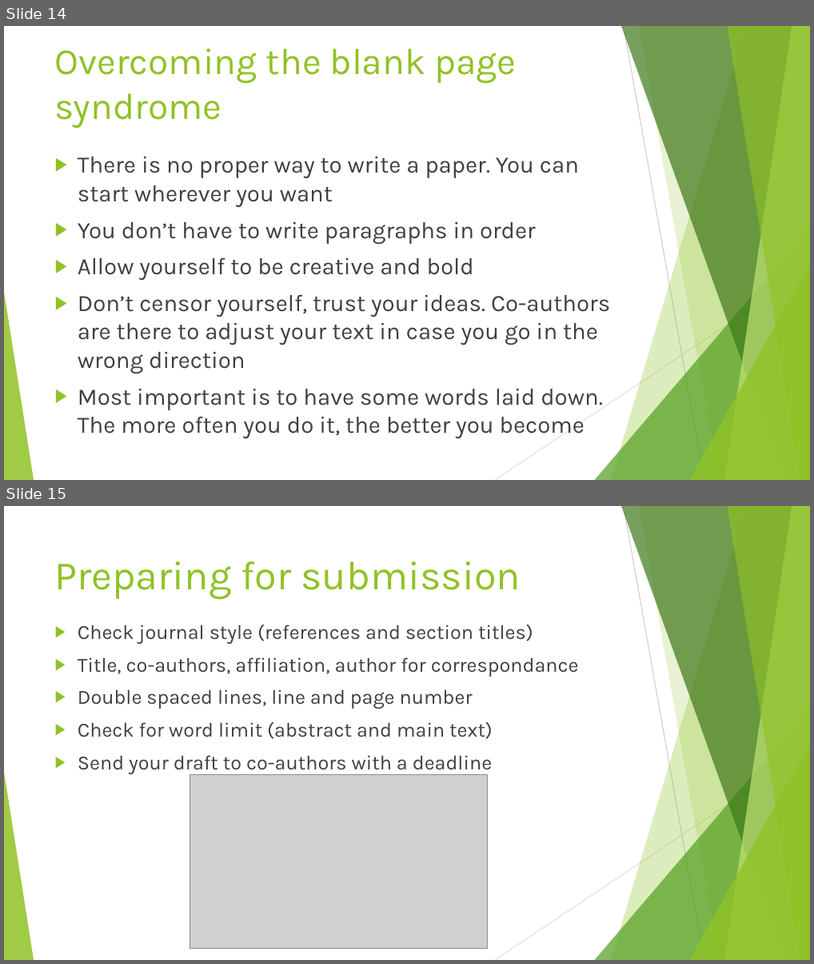
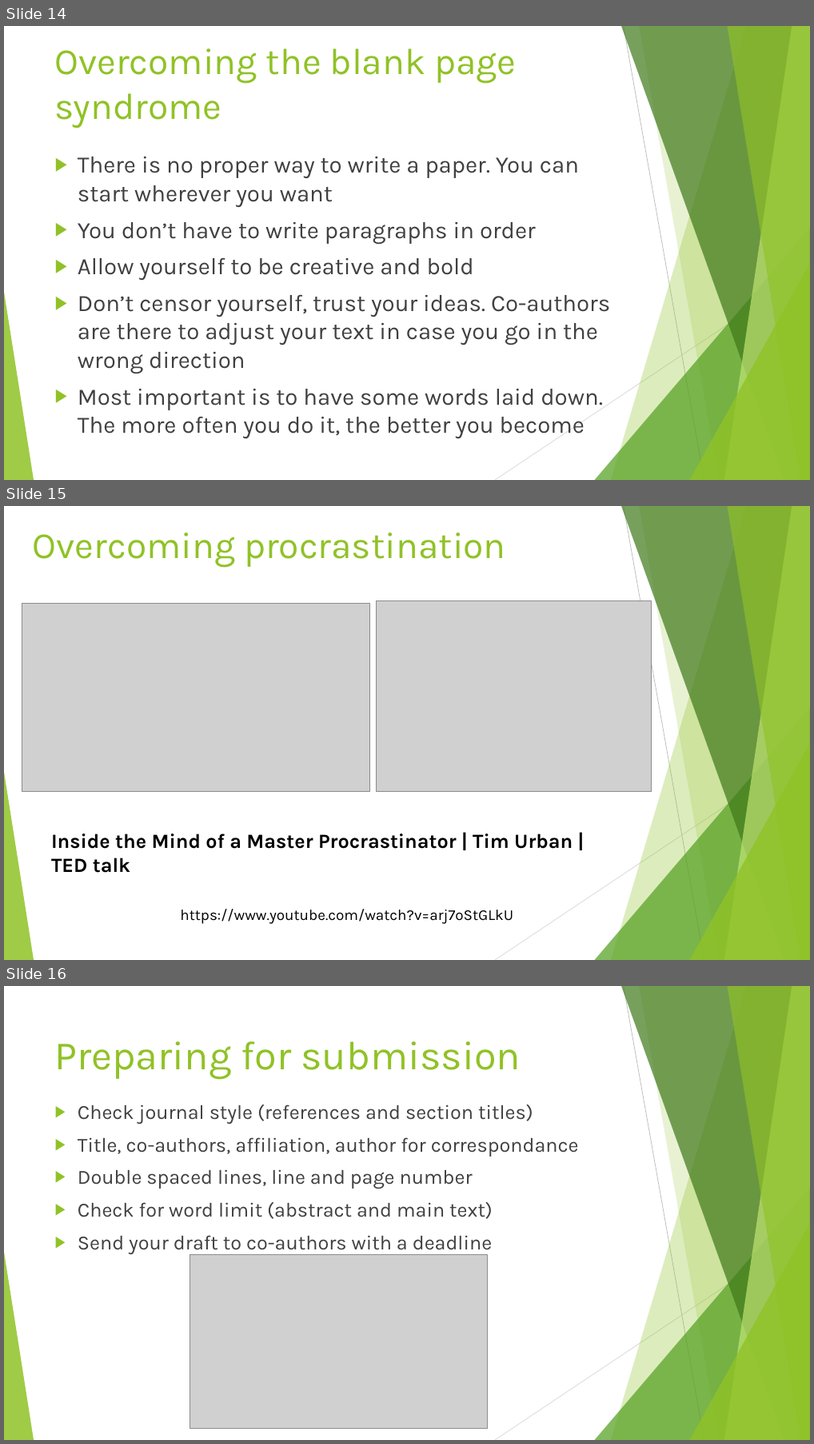
Before and after one commit to auponchon/Writing_a_draft, a slide deck: How to write a first draft.pptx. Shown one above the other, each under a label of ours: slides 14 and 15 before the commit, slides 14, 15 and 16 after it. The pictures are 814x964 and 814x1444 pixels, drawn with LibreOffice and Linux fonts; fonts in the diff are those of the drawing; grey boxes stand for pictures. Boxes give left, top, right and bottom in pixels: in the first picture for what was removed or moved away, otherwise in the second. Text is boxed around its words. In the diff, an @@ line names an element or a change of style, - is before the commit and + after.

```diff
--- a/How to write a first draft.pptx
+++ b/How to write a first draft.pptx
@@ slide 15 added at (4, 506, 810, 960), background #FFFFFF; not listed: 10 template elements that a slide beside it also shows @@
@@ title added at (33, 532, 506, 567), 44 pt, text #90C226 @@
+Overcoming procrastination
@@ picture added at (376, 601, 651, 792) @@
@@ picture added at (22, 604, 370, 792) @@
@@ text added at (51, 833, 573, 872), 24 pt, text #000000, bold @@
+Inside the Mind of a Master Procrastinator | Tim Urban | TED talk
@@ text added at (180, 908, 514, 924), 18 pt, text #000000 @@
+https://www.youtube.com/watch?v=arj7oStGLkU
@@ what was slide 15 is now slide 16 @@
```
Also in this commit, not shown: 2 slides changed.
